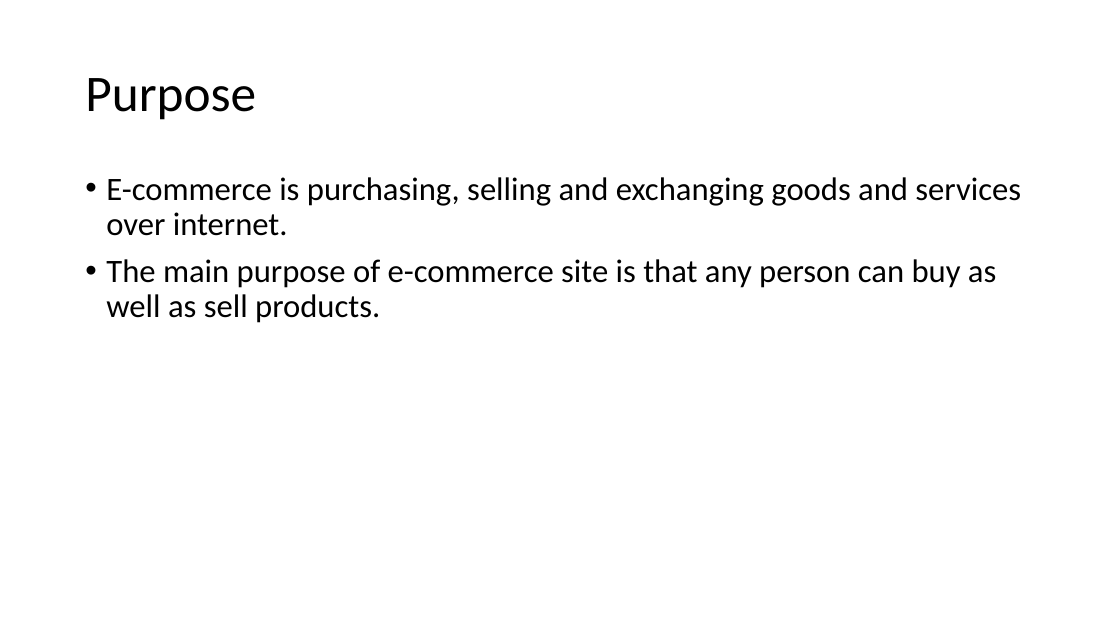
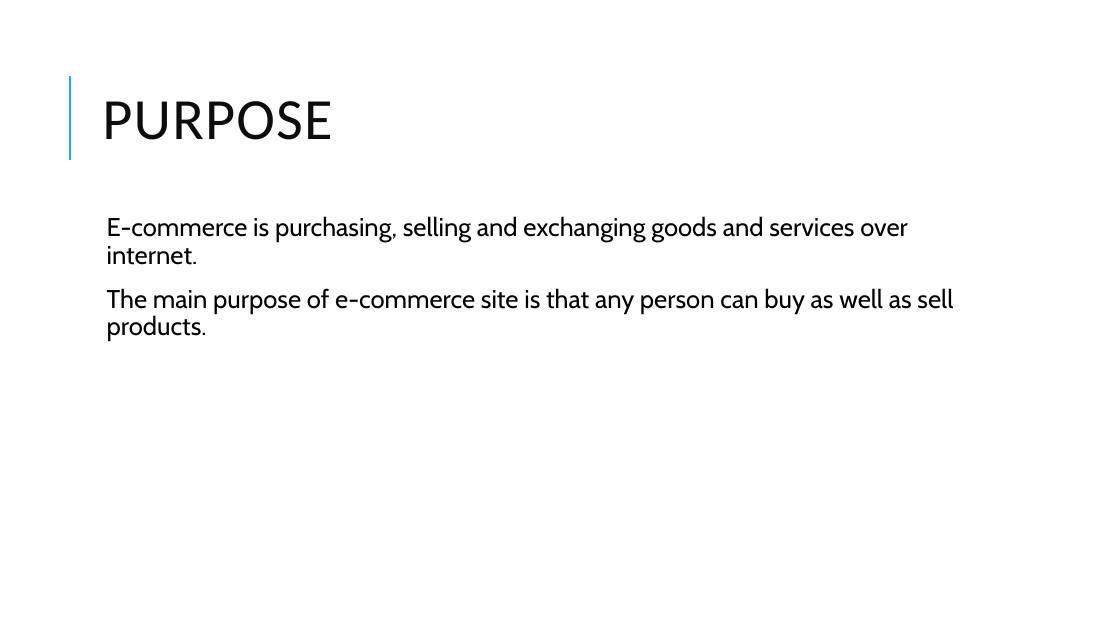
Before and after one commit to admondtamang/e-commerce-cp, a slide deck: slide 2 of E-commerce site.pptx. Drawn at 1120x630 pixels with LibreOffice and Linux fonts; fonts in the diff are those of the drawing. Boxes give left, top, right and bottom in pixels: in the first picture for what was removed or moved away, otherwise in the second. Text is boxed around its words. In the diff, an @@ line names an element or a change of style, - is before the commit and + after.

```diff
--- a/E-commerce site.pptx
+++ b/E-commerce site.pptx
@@ line added from (70, 160) to (70, 76), #1CADE4 1.5 pt @@
@@ title at [102,101,332,140]: text changed; size 44 to 50 pt; text colour #000000 to #0D0D0D @@
-Purpose
+PURPOSE
@@ text "E-commerce is purchasing, selling and ...": place and size @@
-text "E-commerce is purchasing, selling and ..." at [106,177,1021,323]
+text "E-commerce is purchasing, selling and ..." at [107,216,953,341]
@@ text "E-commerce is purchasing, selling and ..." at [107,216,953,341]: size 28 to 22 pt, font Calibri to Cabin; bullet • to  ; more space between paragraphs @@
```
Also in this commit, not shown: 6 other slides changed, 8 slides added, 43 other files.
